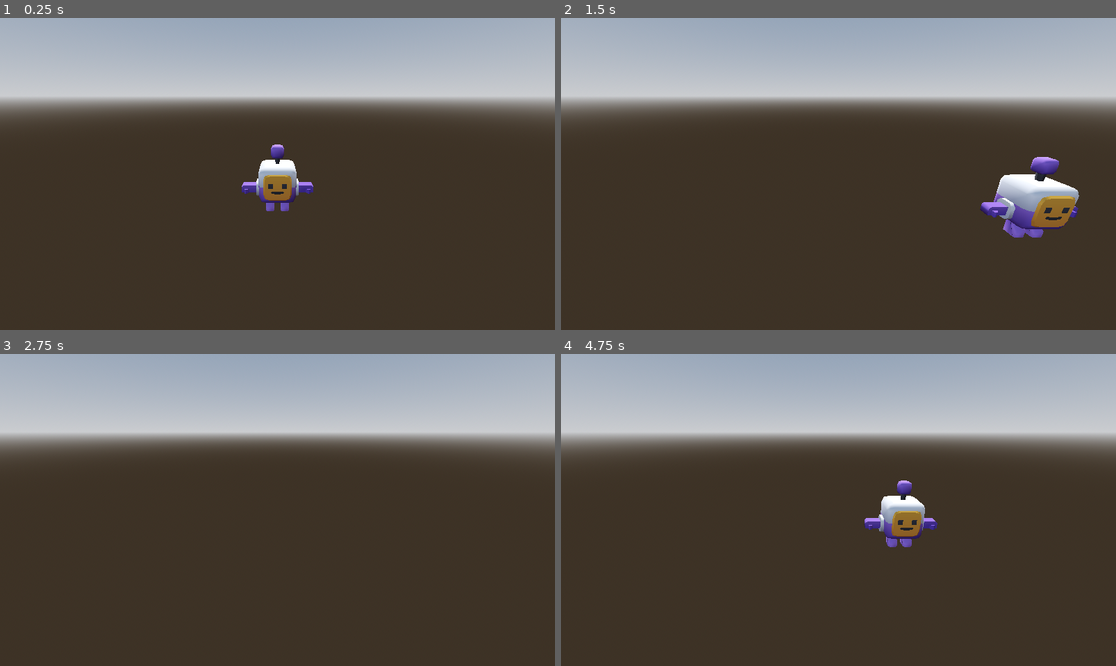
Above: before the commit, frames 1-4 (two rows, left to right).
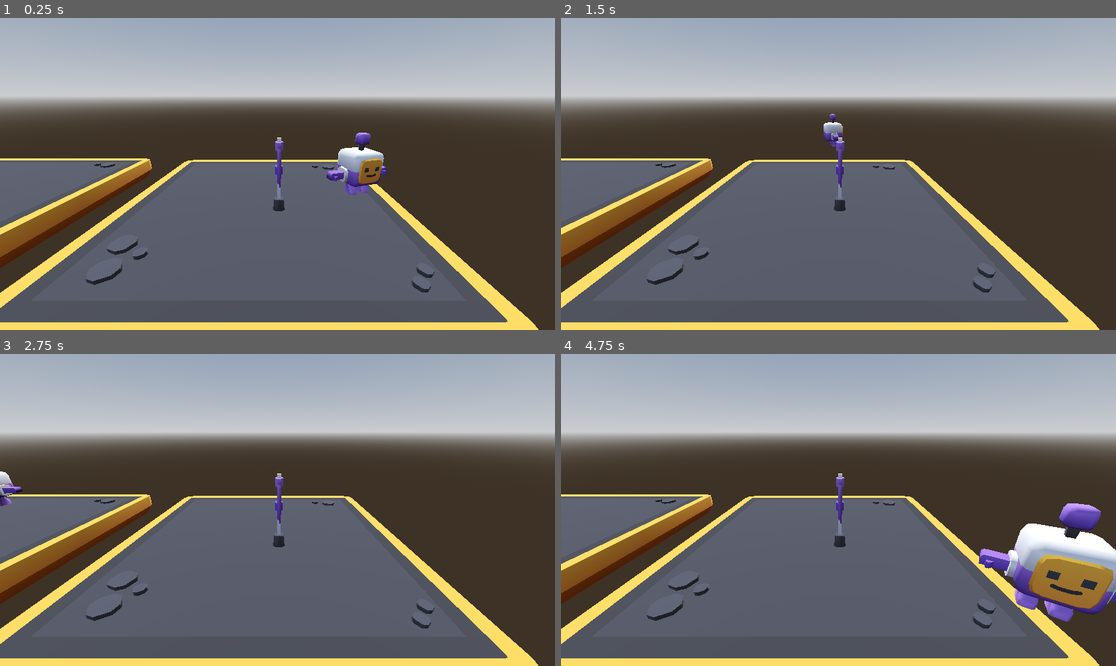
Above: after the commit, the same moments.

Repository: najmam/cours-godot3d-2025-09
Game: Godot game, scene res://racine.tscn
Two runs of this game, one before a commit and one after it. Both use one fixed random seed, a clock stepped at 60 frames per second and the inputs below.
Inputs:
- Up to frame 1 (0.25 s): no input
- Up to frame 2 (1.5 s): hold D (player_right) 0.53-1.28 s; hold S (player_down) from 1.28 s (still down)
- Up to frame 3 (2.75 s): release S (player_down) at 2.03 s; hold D (player_right) from 2.03 s (still down)
- Up to frame 4 (4.75 s): release D (player_right) at 2.78 s; hold W (player_up) 2.78-3.53 s; tap Enter at 3.5 s; hold A (player_left) from 3.53 s (still down)

The runs differ from the first frame. In frame 1, 43% of the frame differs, in the area x 0-97%, y 36-100%; in frame 2, 45%; in frame 3, 42%; in frame 4, 47%, in the area x 0-100%, y 38-100%.

Commit message:
démo : rotation autour de drapeau + % pour unique name

Diff:
--- a/jeu.gd
+++ b/jeu.gd
@@ -7,7 +7,8 @@
 
 func _process(delta: float) -> void:
 	# print("temps écoulé depuis la dernière frame : ", delta)
-	var personnage = $character
+
+	var personnage = %character
 
 	var vitesse = Vector3(0,0,0)
 	var input_lr = Input.get_axis("player_left", "player_right")
@@ -17,3 +18,5 @@
 
 	var deplacement = VALEUR_VITESSE * vitesse * delta
 	personnage.position = personnage.position + deplacement
+
+	$deplacement_perso.rotation.y += 0.02
--- a/racine.tscn
+++ b/racine.tscn
@@ -1,7 +1,9 @@
-[gd_scene load_steps=6 format=3 uid="uid://bovk7aarjx8yk"]
+[gd_scene load_steps=8 format=3 uid="uid://bovk7aarjx8yk"]
 
 [ext_resource type="PackedScene" uid="uid://ci6cby5siqova" path="res://kenney-3d-platformer/models/character.glb" id="1_4vgkv"]
 [ext_resource type="Script" uid="uid://b8mww0xpd86j0" path="res://jeu.gd" id="1_xsnwh"]
+[ext_resource type="PackedScene" uid="uid://dmfmqjpx4n2ei" path="res://kenney-3d-platformer/models/platform-large.glb" id="3_rkcwo"]
+[ext_resource type="PackedScene" uid="uid://bxxenl01jjwtn" path="res://kenney-3d-platformer/models/flag.glb" id="4_0tuo0"]
 
 [sub_resource type="ProceduralSkyMaterial" id="ProceduralSkyMaterial_4vgkv"]
 sky_horizon_color = Color(0.66224277, 0.6717428, 0.6867428, 1)
@@ -27,4 +29,18 @@
 [node name="DirectionalLight3D" type="DirectionalLight3D" parent="."]
 transform = Transform3D(1, 0, 0, 0, -0.63470364, 0.7727556, 0, -0.7727556, -0.63470364, 0, 4.3462925, -7.557098)
 
-[node name="character" parent="." instance=ExtResource("1_4vgkv")]
+[node name="platform-large2" parent="." instance=ExtResource("3_rkcwo")]
+transform = Transform3D(1, 0, 0, 0, 1, 0, 0, 0, 1, -0.27683163, -0.5103141, -0.35728455)
+
+[node name="platform-large3" parent="." instance=ExtResource("3_rkcwo")]
+transform = Transform3D(1, 0, 0, 0, 1, 0, 0, 0, 1, -6.4405584, -0.5103141, -0.51562405)
+
+[node name="flag2" parent="." instance=ExtResource("4_0tuo0")]
+transform = Transform3D(1, 0, 0, 0, 1, 0, 0, 0, 1, 0.022875309, 0, 0.036958694)
+
+[node name="deplacement_perso" type="Node3D" parent="."]
+transform = Transform3D(1, 0, -1.7484555e-07, 0, 1, 0, 1.7484555e-07, 0, 1, 0, 0, 0)
+
+[node name="character" parent="deplacement_perso" instance=ExtResource("1_4vgkv")]
+unique_name_in_owner = true
+transform = Transform3D(1, 0, 0, 0, 1, 0, 0, 0, 1, 1.5370605, 0.13311708, 0.0861752)
